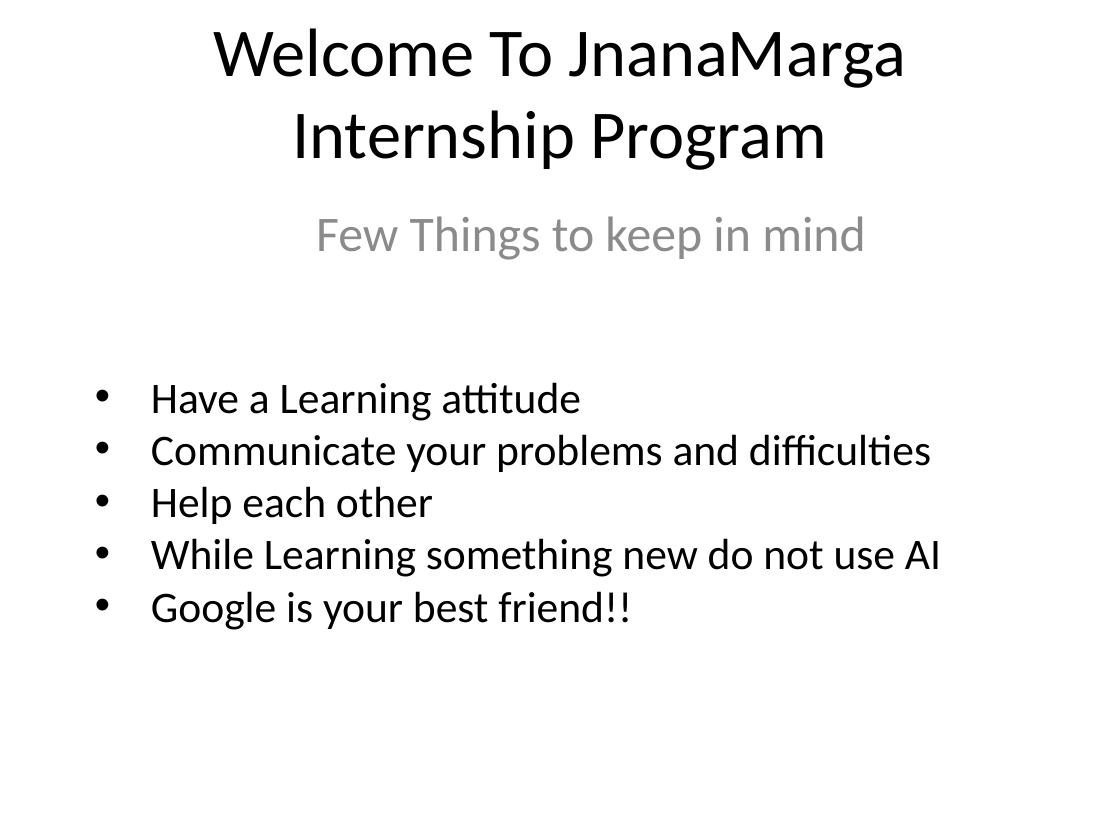
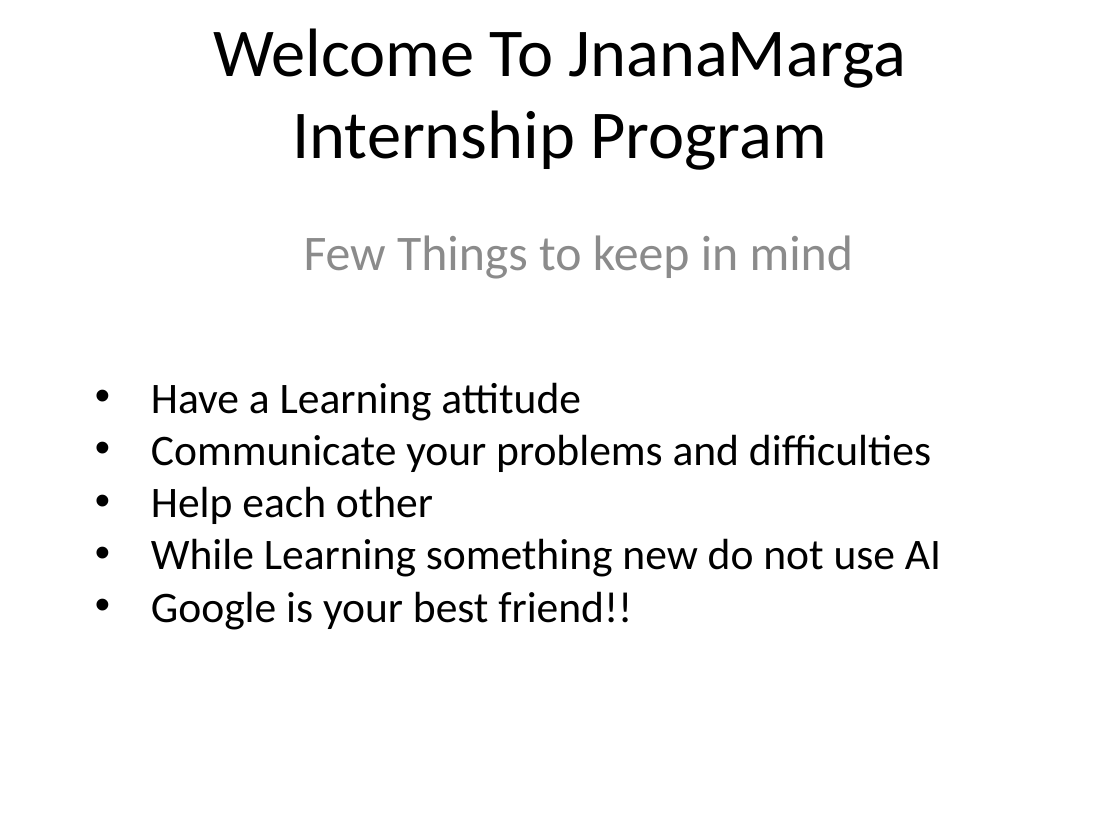
Before and after one commit to Praj-17/Python-Teaching-Slides, a slide deck: slide 2 of PPTs/Class 1.pptx (slide 1 before the commit). Drawn at 1120x840 pixels with LibreOffice and Linux fonts; fonts in the diff are those of the drawing. Boxes give left, top, right and bottom in pixels: in the first picture for what was removed or moved away, otherwise in the second. Text is boxed around its words. In the diff, an @@ line names an element or a change of style, - is before the commit and + after.

```diff
--- a/PPTs/Class 1.pptx
+++ b/PPTs/Class 1.pptx
@@ subtitle "Few Things to keep in ...": place and size @@
-subtitle "Few Things to keep in ..." at box(316, 216, 865, 260)
+subtitle "Few Things to keep in ..." at box(304, 235, 853, 279)
```
Also in this commit, not shown: 3 slides added.
